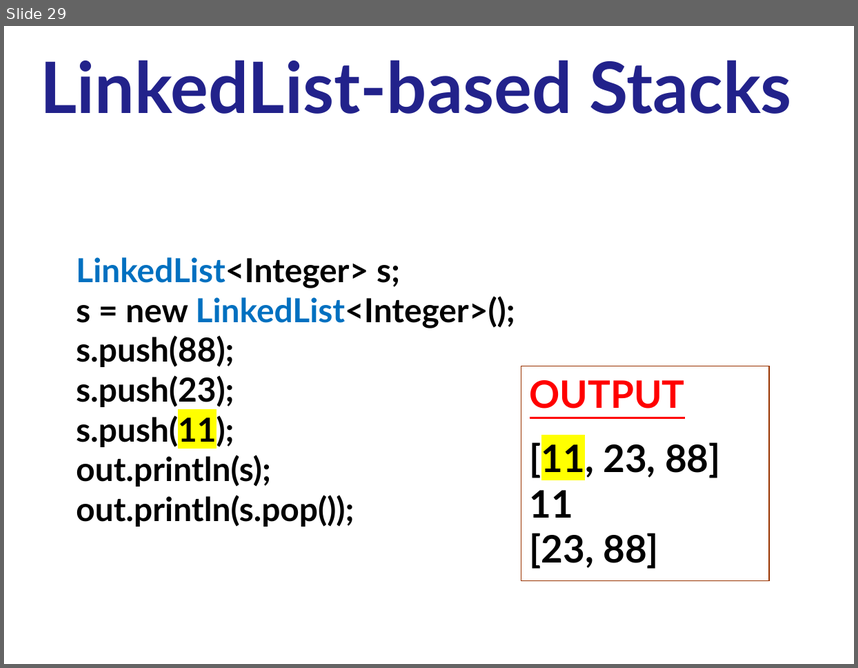
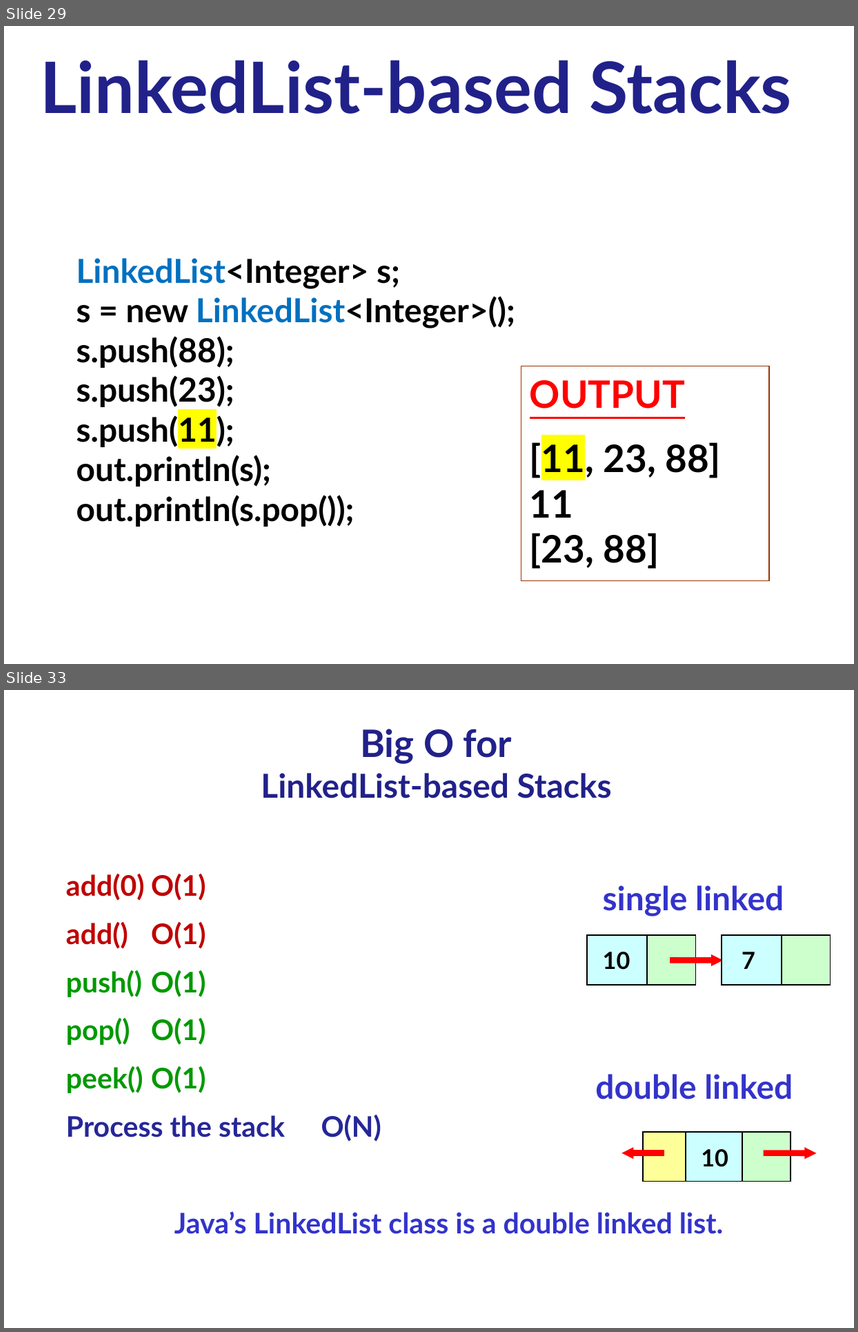
Before and after one commit to ishanigoli/cs3-labs, a slide deck: u06b_stacks/notes/13a.stacks.pptx. Shown one above the other, each under a label of ours: slide 29 before the commit, slides 29 and 33 after it; the slides between them are not shown. The pictures are 858x668 and 858x1332 pixels, drawn with LibreOffice and Linux fonts; fonts in the diff are those of the drawing. Boxes give left, top, right and bottom in pixels: in the first picture for what was removed or moved away, otherwise in the second. Text is boxed around its words. In the diff, an @@ line names an element or a change of style, - is before the commit and + after.

Commit message:
stack tester commit

```diff
--- a/u06b_stacks/notes/13a.stacks.pptx
+++ b/u06b_stacks/notes/13a.stacks.pptx
@@ slide 33 added at box(4, 690, 854, 1328), background #FFFFFF @@
@@ text added at box(261, 729, 612, 798), 28 pt, text #21218A, bold @@
+Big O for
+LinkedList-based Stacks
@@ text added at box(66, 874, 724, 1234), 24 pt, text #3333CC, bold @@
+add(0) O(1)
+add() O(1)
+push() O(1)
+pop() O(1)
+peek() O(1)
+Process the stack O(N)
+Java’s LinkedList class is a double linked list.
@@ text added at box(603, 885, 784, 916), 28 pt, text #3333CC, bold @@
+single linked
@@ rectangle added at box(587, 935, 648, 984), fill #CCFFFF, outline #000000 1 pt @@
@@ rectangle added at box(648, 935, 696, 984), fill #CCFFCC, outline #000000 1 pt @@
@@ rectangle added at box(722, 935, 782, 984), fill #CCFFFF, outline #000000 1 pt @@
@@ rectangle added at box(782, 935, 831, 984), fill #CCFFCC, outline #000000 1 pt @@
@@ text added at box(603, 952, 631, 969), 20 pt, text #000000, bold @@
+10
@@ text added at box(742, 952, 755, 969), 20 pt, text #000000, bold @@
+7
@@ arrow added from (670, 960) to (723, 960), #FF0000 5 pt @@
@@ text added at box(595, 1074, 793, 1099), 28 pt, text #3333CC, bold @@
+double linked
@@ rectangle added at box(643, 1131, 764, 1181), fill #CCFFFF, outline #000000 1 pt @@
@@ rectangle added at box(643, 1131, 686, 1181), fill #FFFF99, outline #000000 1 pt @@
@@ rectangle added at box(742, 1131, 791, 1181), fill #CCFFCC, outline #000000 1 pt @@
@@ arrow added from (664, 1152) to (622, 1152), #FF0000 5 pt @@
@@ text added at box(701, 1149, 728, 1167), 20 pt, text #000000, bold @@
+10
@@ arrow added from (763, 1152) to (817, 1153), #FF0000 5 pt @@
```
Also in this commit, not shown: 25 other slides changed, 4 other slides added, 29 other files.
